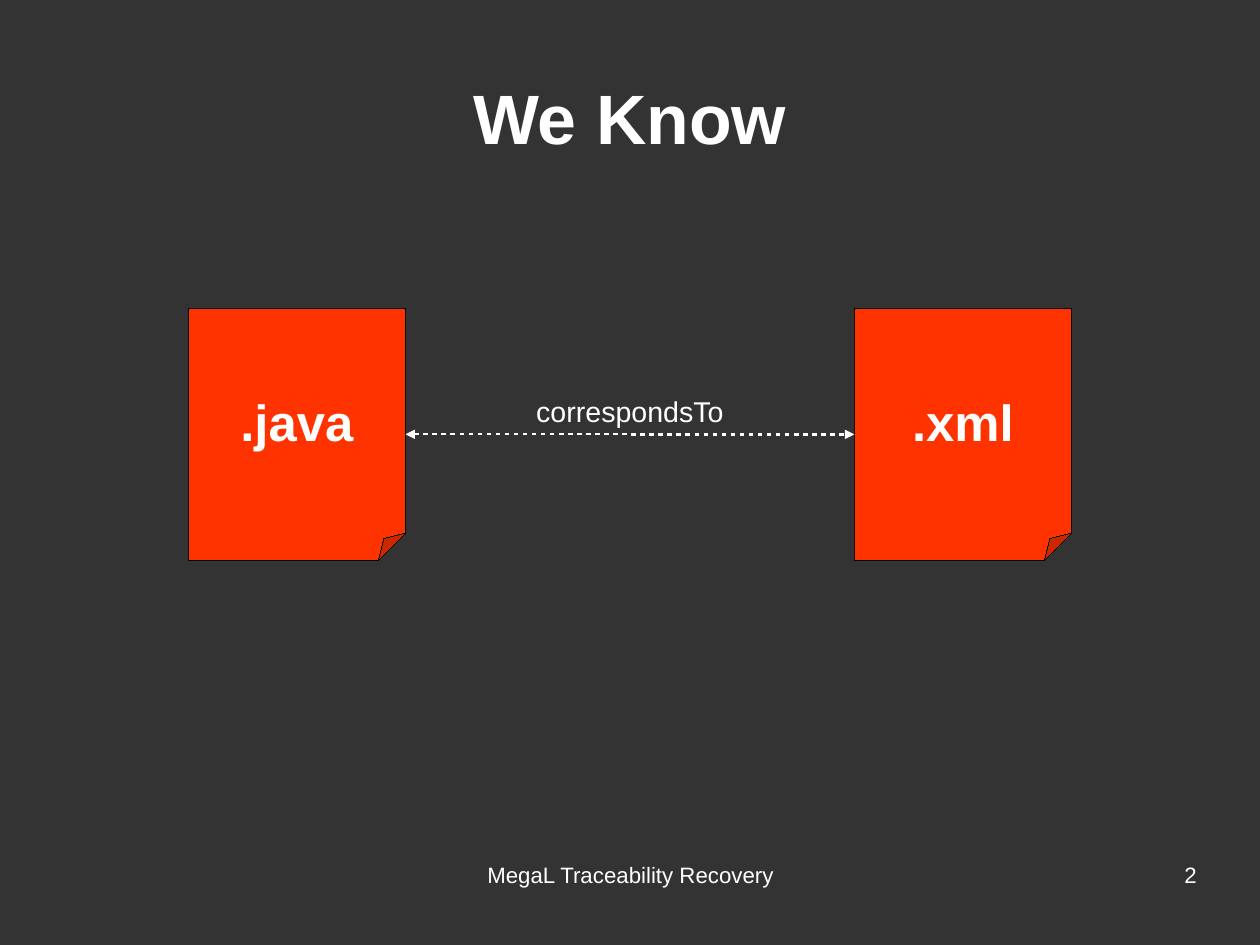
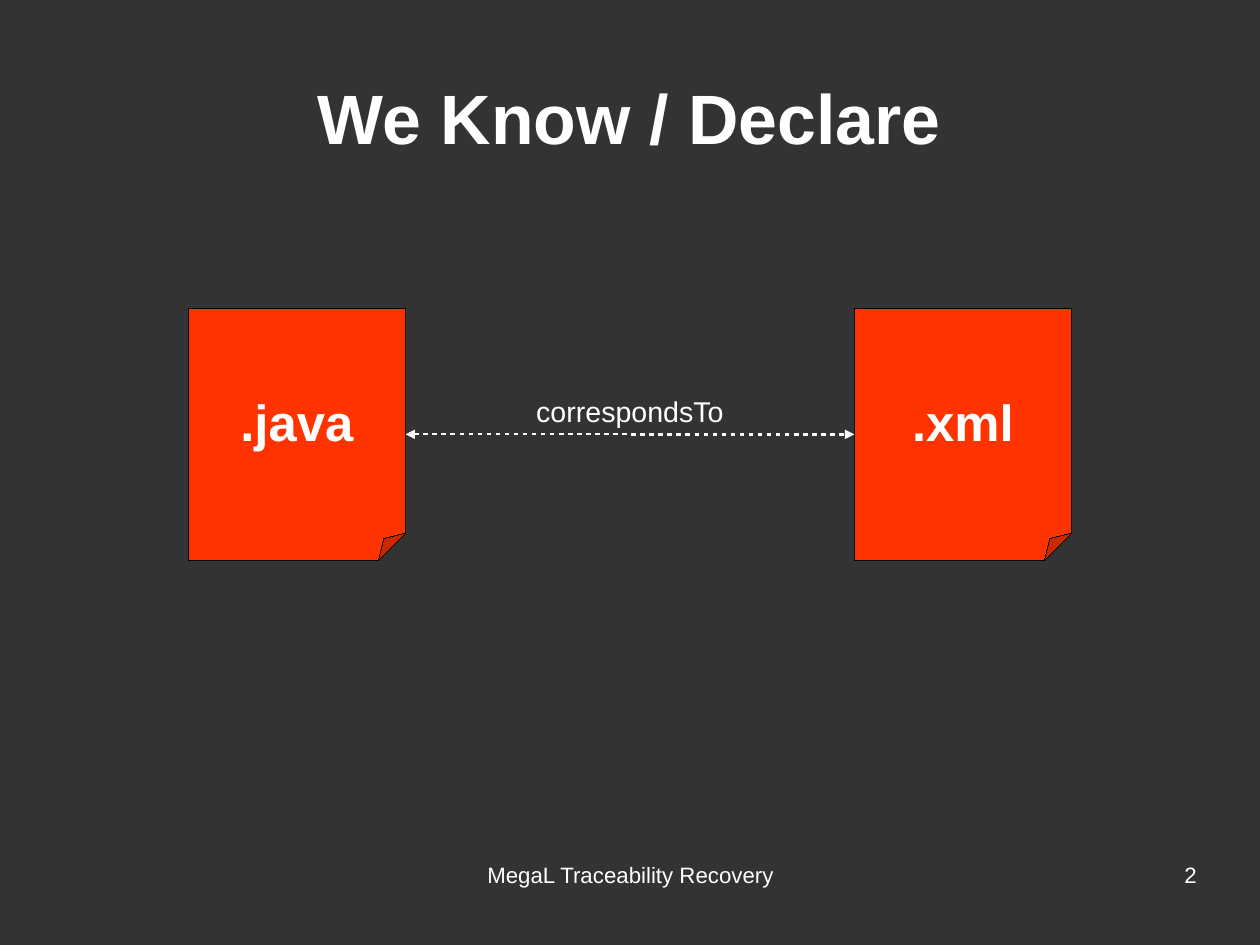
Before and after one commit to hayasam/megal-tr, a slide deck: slide 2 of slides/softlang-sync-2016-03-07/softlang-sync-2016-03-07.odp. Drawn at 1260x945 pixels with LibreOffice and Linux fonts; fonts in the diff are those of the drawing. Boxes give left, top, right and bottom in pixels: in the first picture for what was removed or moved away, otherwise in the second. Text is boxed around its words. In the diff, an @@ line names an element or a change of style, - is before the commit and + after.

```diff
--- a/slides/softlang-sync-2016-03-07/softlang-sync-2016-03-07.odp
+++ b/slides/softlang-sync-2016-03-07/softlang-sync-2016-03-07.odp
@@ title at (318,93,941,145): text changed @@
-We Know
+We Know / Declare
```
Also in this commit, not shown: 3 other slides changed, 1 other file.
